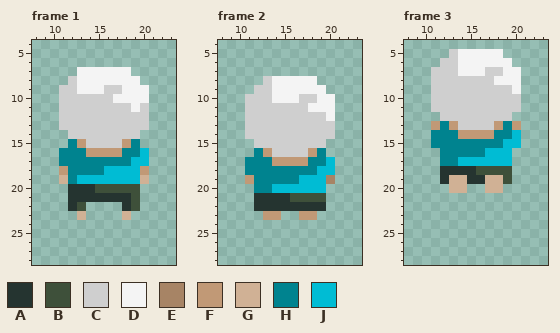
Edited in one commit: pixel-art file (Assets/_Project/Sprites/Sources/player-up-light.ase). This is how it looked before the edit.
32x32 pixels, 5 frames. Colours within 5 levels of each other are drawn and written as one. Shown: frame 1: x 8..23, y 4..28; frame 2: x 8..23, y 4..28; frame 3: x 8..23, y 4..28. The commit also changed other frames, which this record leaves out.
Palette (. is transparent): A #253430  B #3e503a  C #cfcfcf  D #f4f4f4  E #a78465  F #c19976  G #d0b195  H #00838f  J #00bcd4
Pixels before, frame 1, first column x 11:
 7 ..DDDDDD..
 8 .CDDDDDDD.
 9 CCDDDCCDDD
10 CCCCCCDDDD
11 CCCCCCCCDC
12 CCCCCCCCCC
13 CCCCCCCCCC
14 .CCCCCCCC.
15 .HFCCCCFH.
16 HHHFFFFHHJ
17 HHHHHHHHJJ
18 FHHHHJJJJF
19 GHJJJJJJJG
20 .AAABBBBB.
21 .AAAAAAAB.
22 .AB....AB.
23 ..G....G..
Pixels before, frame 2, first column x 11:
 8 ..CDDDDD..
 9 .CCDDDDDD.
10 CCCDDDCCDD
11 CCCCCCCDDD
12 CCCCCCCCCD
13 CCCCCCCCCC
14 CCCCCCCCCC
15 .CCCCCCCC.
16 .HFCCCCFH.
17 HHHFFFFHHJ
18 HHHHHHHHJJ
19 FHHHHHJJJE
20 .HHJJJJJJ.
21 .AAAABBBB.
22 .AAAAAAAA.
23 ..FF..FF..
Pixels before, frame 3, first column x 11:
 5 ..CDDDDD..
 6 .CCDDDDDD.
 7 CCCDDDCCDD
 8 CCCCCCCDDD
 9 CCCCCCCCCD
10 CCCCCCCCCC
11 CCCCCCCCCC
12 .CCCCCCCC.
13 FHFCCCCFHF
14 HHHFFFFHHJ
15 HHHHHHHHJJ
16 .HHHHHJJJ.
17 .HHJJJJJJ.
18 .AAAABBBB.
19 .AGGAAGGB.
20 ..GG..GG..
The result:
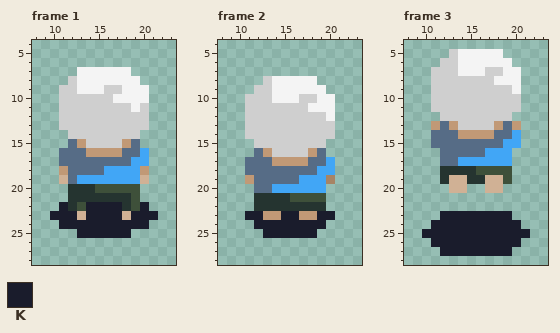
Colours new in this view: K #1a1c2c
Difference:
{"change": "layer \"Shadow\" added"}
{"change": "layer \"Player\" added"}
{"change": "layer \"Layer 1\" removed"}
{"colour":"H","old":"#00838f","new":"#566c86"}
{"colour":"J","old":"#00bcd4","new":"#41a6f6"}
{"where": "frame 1, layer \"Shadow\""}
{"frame":1,"y":22,"x":11,"old":".","new":"K"}
{"frame":1,"y":22,"x":14,"old":"....","new":"KKKK"}
{"frame":1,"y":22,"x":20,"old":".","new":"K"}
{"frame":1,"y":23,"x":10,"old":"...","new":"KKK"}
{"frame":1,"y":23,"x":14,"old":"....","new":"KKKK"}
{"frame":1,"y":23,"x":19,"old":"...","new":"KKK"}
{"frame":1,"y":24,"x":11,"old":"..........","new":"KKKKKKKKKK"}
{"frame":1,"y":25,"x":13,"old":"......","new":"KKKKKK"}
{"where": "frame 2, layer \"Shadow\""}
{"frame":2,"y":23,"x":11,"old":"..","new":"KK"}
{"frame":2,"y":23,"x":15,"old":"..","new":"KK"}
{"frame":2,"y":23,"x":19,"old":"..","new":"KK"}
{"frame":2,"y":24,"x":12,"old":"........","new":"KKKKKKKK"}
{"frame":2,"y":25,"x":13,"old":"......","new":"KKKKKK"}
{"where": "frame 3, layer \"Shadow\""}
{"frame":3,"y":23,"x":12,"old":"........","new":"KKKKKKKK"}
{"frame":3,"y":24,"x":11,"old":"..........","new":"KKKKKKKKKK"}
{"frame":3,"y":25,"x":10,"old":"............","new":"KKKKKKKKKKKK"}
{"frame":3,"y":26,"x":11,"old":"..........","new":"KKKKKKKKKK"}
{"frame":3,"y":27,"x":12,"old":"........","new":"KKKKKKKK"}
{"label":"changed","picture_box":[50,139,158,238]}
{"label":"changed","picture_box":[245,148,335,238]}
{"label":"changed","picture_box":[431,121,521,166]}
{"label":"added","picture_box":[422,211,530,256]}
